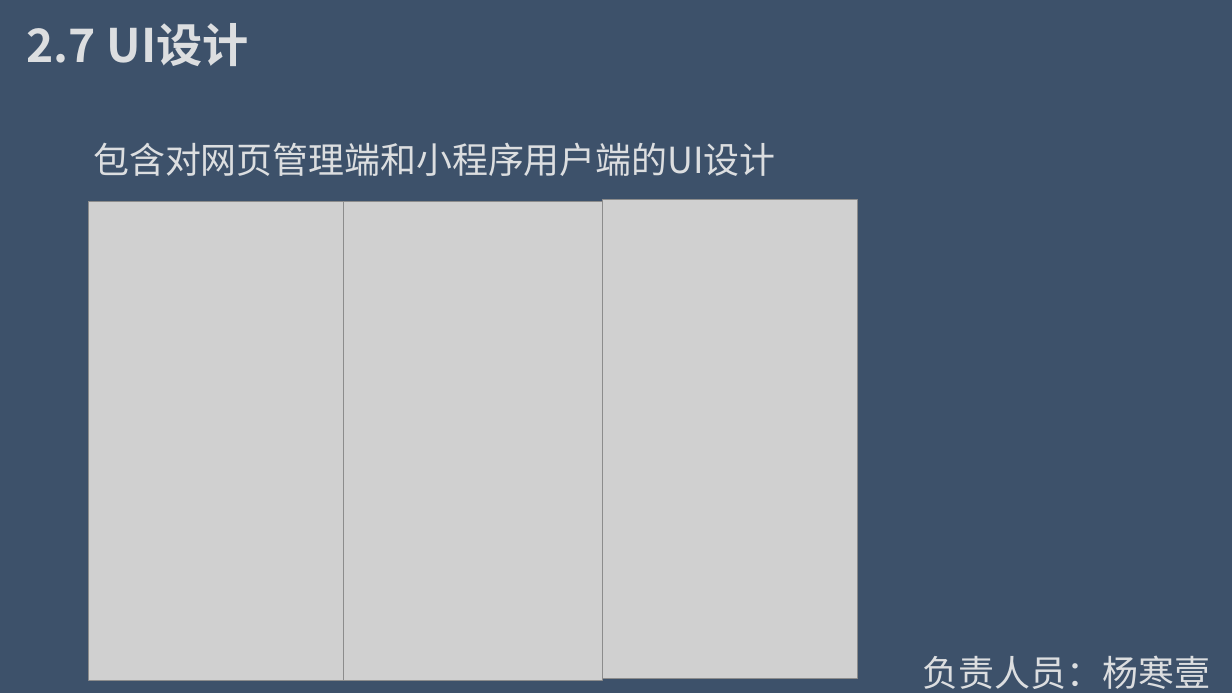
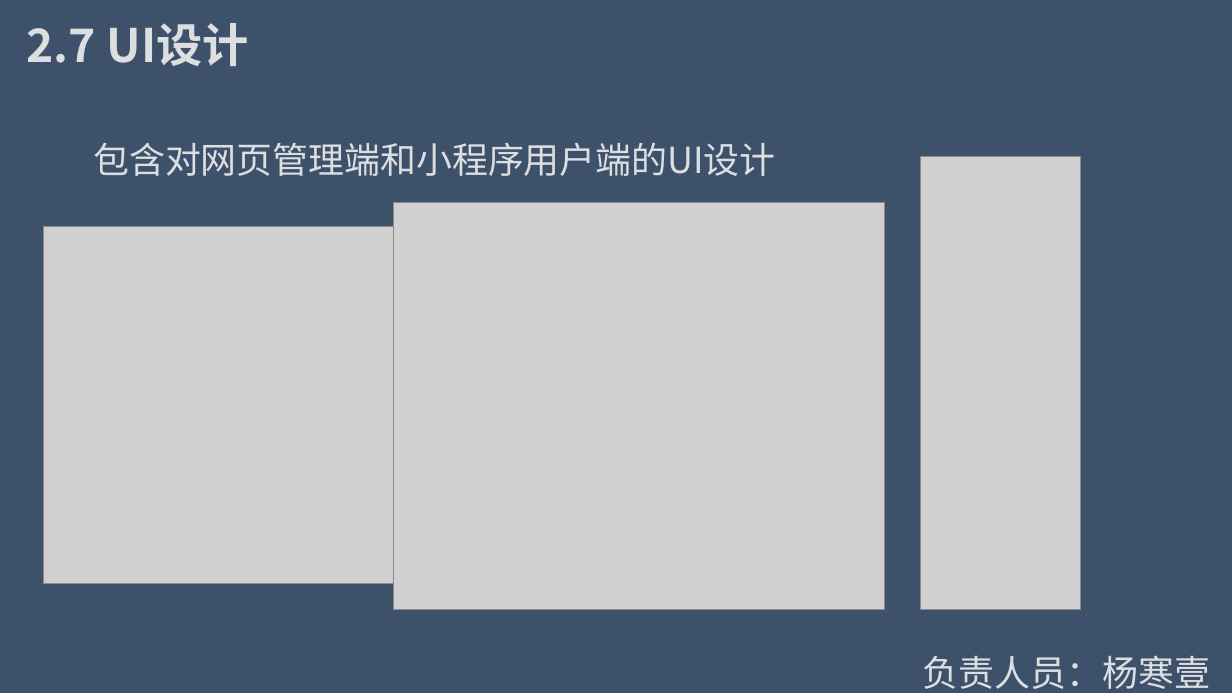
Before and after one commit to Wangzt670/swt, a slide deck: slide 19 of 项目待交付工件/D结项阶段/2.项目答辩.pptx. Drawn at 1232x693 pixels with LibreOffice and Linux fonts; fonts in the diff are those of the drawing; grey boxes stand for pictures. Boxes give left, top, right and bottom in pixels: in the first picture for what was removed or moved away, otherwise in the second. Text is boxed around its words. In the diff, an @@ line names an element or a change of style, - is before the commit and + after.

```diff
--- a/项目待交付工件/D结项阶段/2.项目答辩.pptx
+++ b/项目待交付工件/D结项阶段/2.项目答辩.pptx
@@ picture added at box(921, 156, 1080, 610) @@
@@ picture removed at box(89, 202, 343, 681) @@
@@ picture removed at box(344, 202, 603, 681) @@
@@ picture added at box(393, 202, 884, 610) @@
@@ picture removed at box(604, 200, 858, 678) @@
@@ picture added at box(43, 226, 474, 583) @@
```
Also in this commit, not shown: 4 other slides changed, 2 other files.
